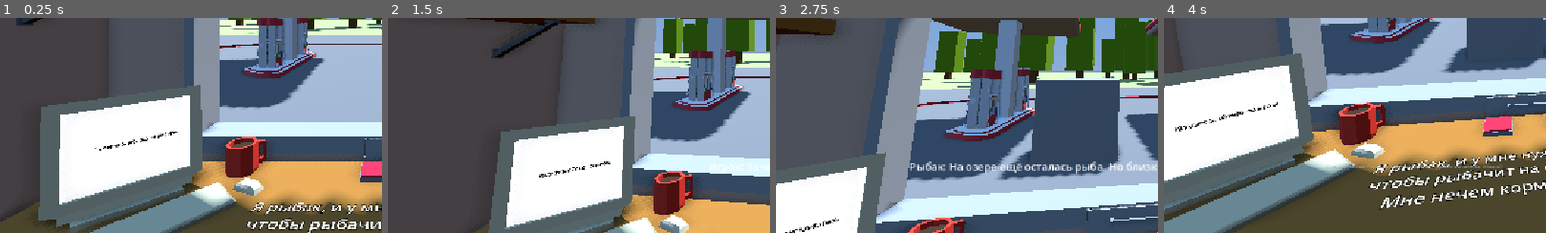
Above: before the commit, frames 1-4 (left to right).
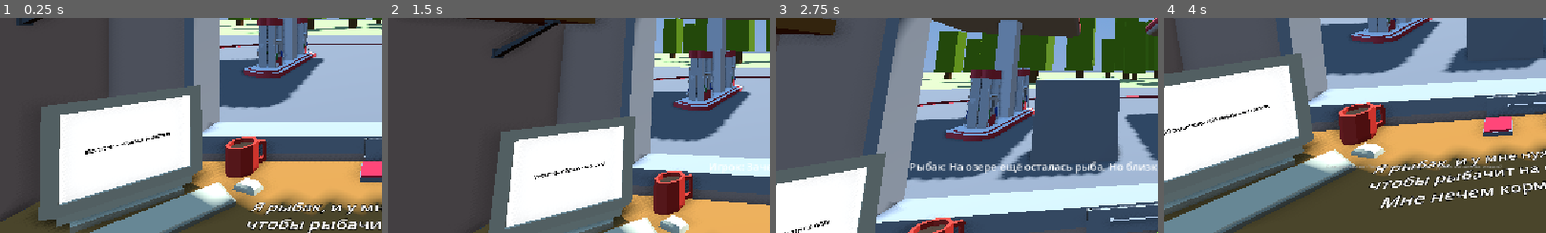
Above: after the commit, the same moments.

Repository: RolicsVin/AZS
Game: Godot game, scene res://scenes/game.tscn
The game is run twice, just before and just after one commit, with the same random seed, the same clock (stepped at 60 frames per second) and the same inputs.
Inputs (mouse positions are % of the whole screen's width and height, from its top left):
- Up to frame 1 (0.25 s): no input
- Up to frame 2 (1.5 s): tap Enter (ui_accept) at 0.5, 0.77 s; move the mouse to (72, 45) at 0.52 s; hold Right (ui_right) 0.53-1.28 s; click (72, 45) at 0.6 s; move the mouse to (30, 55) at 1.27 s; hold Down (ui_down) from 1.28 s (still down); click (30, 55) at 1.35 s
- Up to frame 3 (2.75 s): tap Enter (ui_accept) at 1.52 s; move the mouse to (60, 28) at 2.02 s; release Down (ui_down) at 2.03 s; hold Right (ui_right) from 2.03 s (still down); click (60, 28) at 2.1 s
- Up to frame 4 (4 s): move the mouse to (45, 70) at 2.77 s; release Right (ui_right) at 2.78 s; hold Up (ui_up) 2.78-3.53 s; click (45, 70) at 2.85 s; tap Enter (ui_accept) at 3.02, 3.77 s; move the mouse to (80, 65) at 3.52 s; hold Left (ui_left) from 3.53 s (still down); click (80, 65) at 3.6 s
The pictures show only the part of the screen within x 0-50%, y 50-100%; the shares and areas given below are measured in that part.

The runs differ from the first frame. In frame 1, 0.3% of the frame differs, in the area x 22-47%, y 52-64%; in frame 2, 0.2%; in frame 3, 0.2%; in frame 4, 0.3%, in the area x 0-30%, y 39-55%.

Commit message:
Update game.tscn

Diff:
--- a/scenes/game.tscn
+++ b/scenes/game.tscn
@@ -616,7 +616,7 @@
 mesh = ExtResource("39_3x28f")
 
 [node name="Label3D" type="Label3D" parent="AZSModel" unique_id=1963109522]
-transform = Transform3D(-0.72537446, 0, -0.6883545, 0, 1, 0, 0.6883545, 0, -0.72537446, 3.3041468, 3.053819, -22.012403)
+transform = Transform3D(-0.72537446, 0, -0.6883545, 0, 1, 0, 0.6883545, 0, -0.72537446, 3.353323, 3.053819, -22.05907)
 pixel_size = 0.0013
 text = "Почитать об этом человеке"
 font_size = 40
